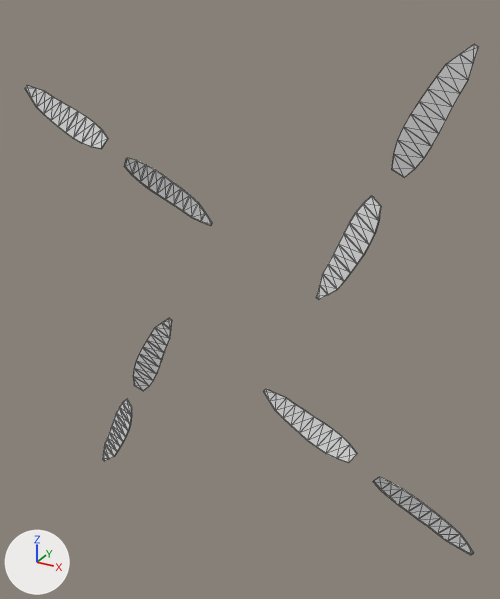
An edit to the OBJ model assets/meshes/drones/matrice4e/matrice4e__prop.obj, drawn before and after from the same camera.
The view is the same before and after, from a 50 mm lens placed at (0.343, -0.633, 0.314), pointed at (0.012, -0.033, 0.013). The lights are fixed; the arrows at lower left show +X, +Y and +Z. The older version comes first. Mesh edges are drawn as thin lines. Where no turn or scale is listed for an object, it has been applied to the vertices.

The scene before the commit, as lines of its bpy script (objects in view):
```python
me_matrice4e__prop = bpy.data.meshes.new('matrice4e__prop')
me_matrice4e__prop.from_pydata(...)  # 352 vertices, 672 faces; spans x -0.279..0.279, y -0.04..-0.031, z -0.279..0.279
ob_matrice4e__prop = bpy.data.objects.new('matrice4e__prop', me_matrice4e__prop)
ob_matrice4e__prop.location = (0.0, 0.0, 0.0)
```
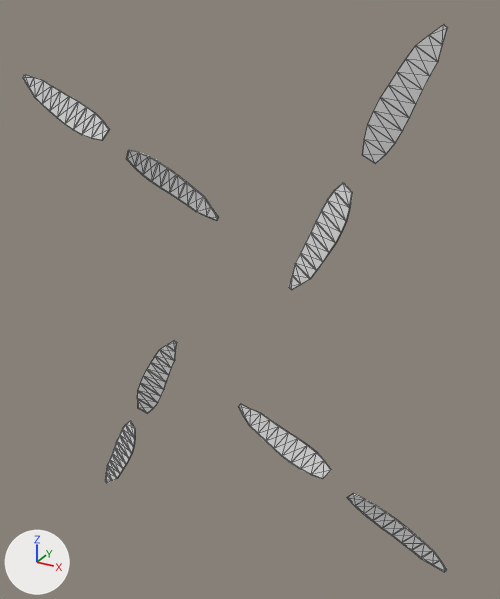
Boxes (x1, y1, x2, y2) around the edits, measured in the pictures (500 x 599 px; the box of a moved part takes in the faces that stretch with it):
'matrice4e__prop', reshaped (6% narrower, 7% taller): before (25, 44, 478, 555); after (23, 24, 448, 572)
part 1 of me_matrice4e__prop, moved or reshaped: before (392, 44, 478, 178); after (362, 24, 448, 164)
part 2 of me_matrice4e__prop, moved or reshaped: before (316, 196, 382, 300); after (289, 183, 353, 290)
part 3 of me_matrice4e__prop, moved or reshaped: before (25, 85, 108, 149); after (23, 74, 110, 140)
part 4 of me_matrice4e__prop, moved or reshaped: before (124, 158, 212, 226); after (126, 150, 218, 220)
part 5 of me_matrice4e__prop, moved or reshaped: before (102, 399, 132, 461); after (105, 421, 136, 483)
part 6 of me_matrice4e__prop, moved or reshaped: before (134, 318, 172, 391); after (137, 340, 177, 414)
part 7 of me_matrice4e__prop, moved or reshaped: before (373, 477, 473, 555); after (347, 493, 447, 572)
part 8 of me_matrice4e__prop, moved or reshaped: before (263, 389, 357, 463); after (238, 404, 331, 479)

The change, as a diff of the scene's bpy script:
```diff
--- a/assets/meshes/drones/matrice4e/matrice4e__prop.obj.py
+++ b/assets/meshes/drones/matrice4e/matrice4e__prop.obj.py
@@ me_matrice4e__prop @@
 # used by ob_matrice4e__prop; location = (0.0, 0.0, 0.0)
-me_matrice4e__prop.from_pydata(...)  # 352 vertices, 672 faces; spans x -0.279..0.279, y -0.04..-0.031, z -0.279..0.279
+me_matrice4e__prop.from_pydata(...)  # 352 vertices, 672 faces; spans x -0.258..0.258, y -0.061..-0.052, z -0.293..0.293
+# me_matrice4e__prop part 1: the loose piece of 44 vertices spanning x 0.158..0.22, y -0.04..-0.031, z 0.165..0.279 is moved by (-0.021, -0.021, 0.015)
+# me_matrice4e__prop part 2: the loose piece of 44 vertices spanning x 0.09..0.152, y -0.04..-0.031, z 0.032..0.145 is moved by (-0.021, -0.021, 0.015)
+# me_matrice4e__prop part 3: the loose piece of 44 vertices spanning x -0.279..-0.165, y -0.04..-0.031, z 0.158..0.22 is moved by (0.021, -0.021, 0.015)
+# me_matrice4e__prop part 4: the loose piece of 44 vertices spanning x -0.145..-0.032, y -0.04..-0.031, z 0.09..0.152 is moved by (0.021, -0.021, 0.015)
+# me_matrice4e__prop part 5: the loose piece of 44 vertices spanning x -0.22..-0.158, y -0.04..-0.031, z -0.279..-0.165 is moved by (0.021, -0.021, -0.015)
+# me_matrice4e__prop part 6: the loose piece of 44 vertices spanning x -0.152..-0.09, y -0.04..-0.031, z -0.145..-0.032 is moved by (0.021, -0.021, -0.015)
+# me_matrice4e__prop part 7: the loose piece of 44 vertices spanning x 0.165..0.279, y -0.04..-0.031, z -0.22..-0.158 is moved by (-0.021, -0.021, -0.015)
+# me_matrice4e__prop part 8: the loose piece of 44 vertices spanning x 0.032..0.145, y -0.04..-0.031, z -0.152..-0.09 is moved by (-0.021, -0.021, -0.015)
```
